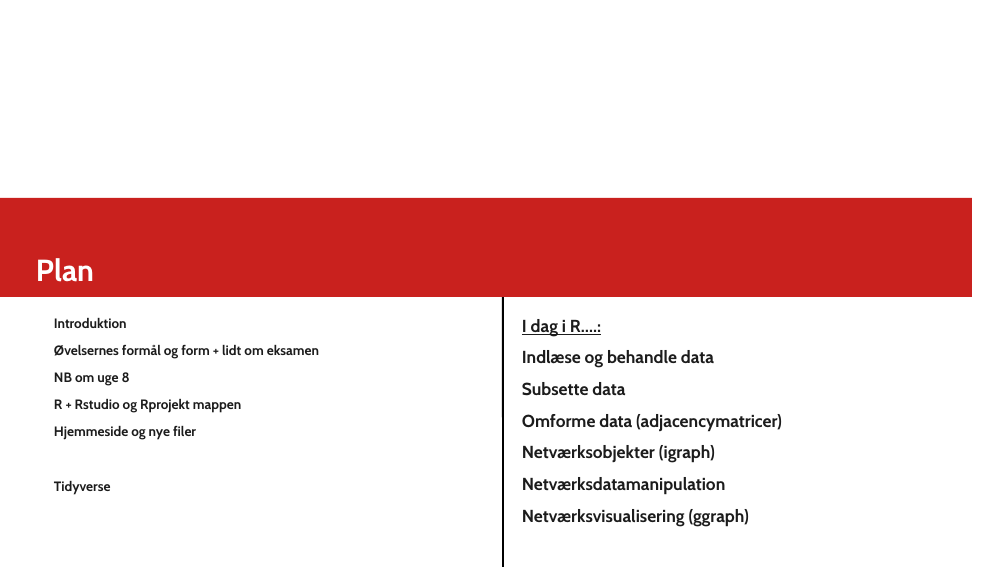
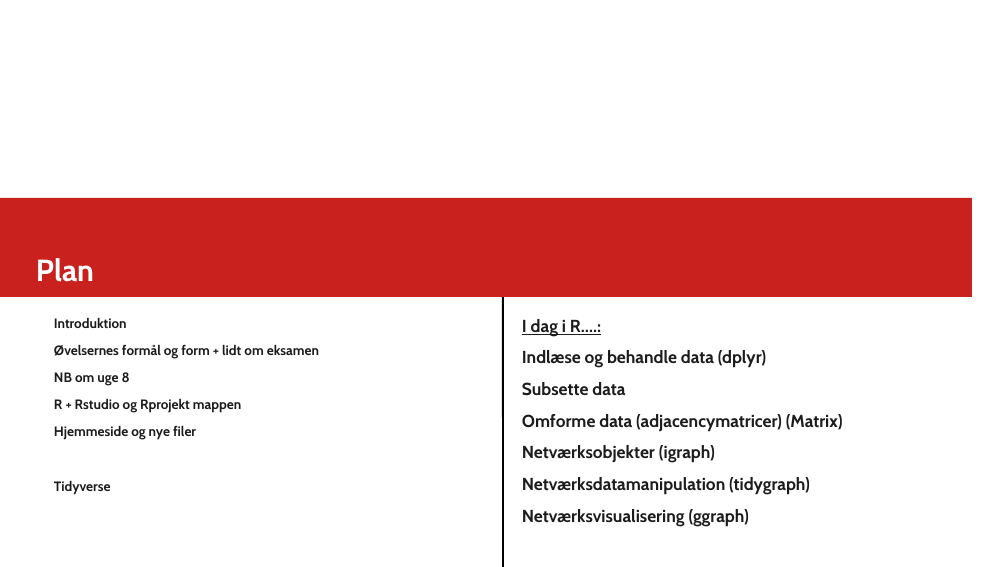
Before and after one commit to JacobLunding/netvaerksanalyse_cbs, a slide deck: slide 1 of presentations/Session1.odp. Drawn at 1008x567 pixels with LibreOffice and Linux fonts; fonts in the diff are those of the drawing. Boxes give left, top, right and bottom in pixels: in the first picture for what was removed or moved away, otherwise in the second. Text is boxed around its words. In the diff, an @@ line names an element or a change of style, - is before the commit and + after.

```diff
--- a/presentations/Session1.odp
+++ b/presentations/Session1.odp
@@ text at (522,350,766,368): text changed @@
-Indlæse og behandle data
+Indlæse og behandle data (dplyr)
@@ text at (522,414,843,431): text changed @@
-Omforme data (adjacencymatricer)
+Omforme data (adjacencymatricer) (Matrix)
@@ text at (522,477,810,495): text changed @@
-Netværksdatamanipulation
+Netværksdatamanipulation (tidygraph)
```
Also in this commit, not shown: 1 other slide changed.
